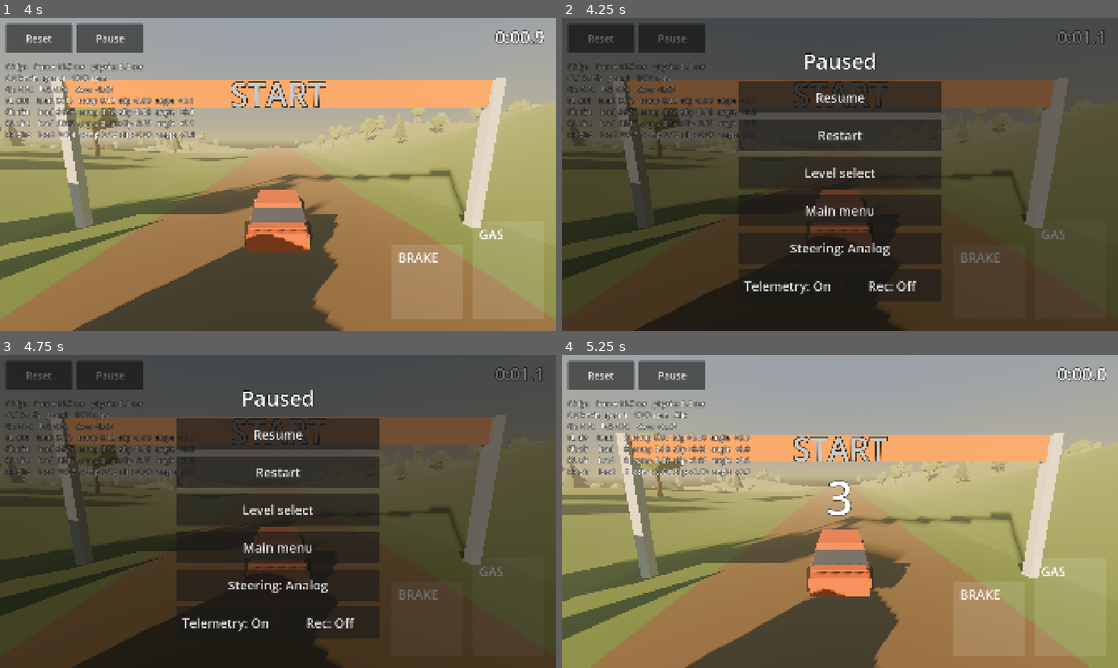
Above: before the commit, frames 1-4 (two rows, left to right).
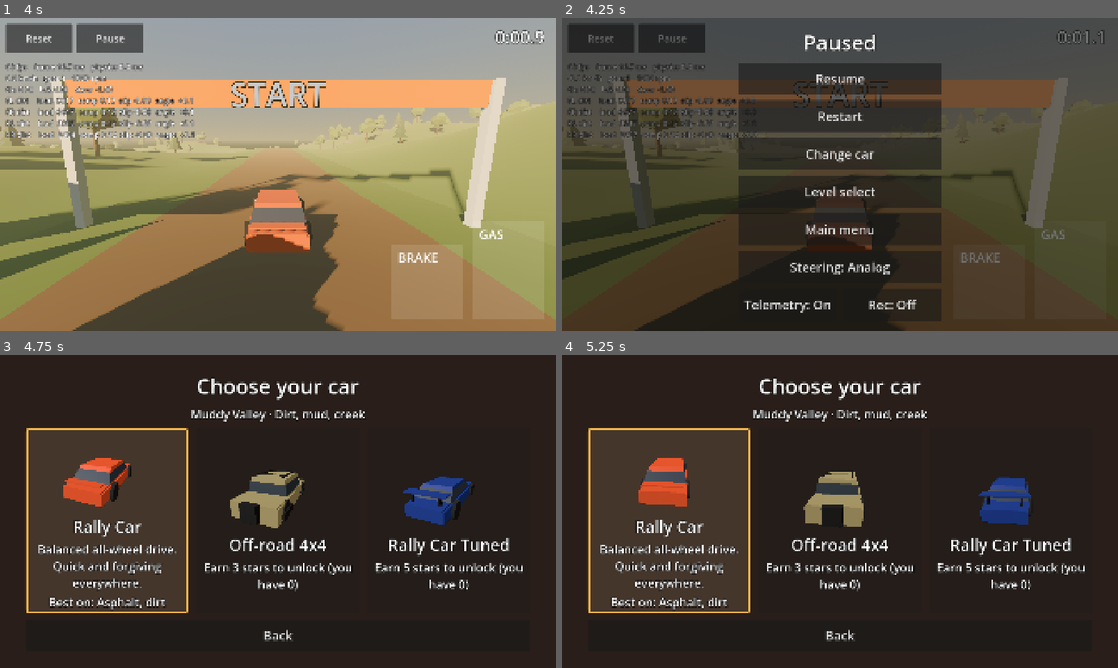
Above: after the commit, the same moments.

Repository: Stoian02/ridge
Game: Godot game, scene res://levels/muddy_valley/muddy_valley.tscn
The game is run twice, just before and just after one commit, with the same random seed, the same clock (stepped at 60 frames per second) and the same inputs. This scene is started directly instead of the project's main scene.
Inputs (mouse positions are in pixels of both pictures, inside the frame that each line leads up to):
- Up to frame 1 (4 s): tap Enter at 0.5 s; move the mouse to (400, 158) at 0.52 s; hold D (steer_right) 0.53-1.25 s; tap W (throttle) at 0.6, 3.6 s; click (400, 158) at 0.67 s; drag from (166, 190) to (250, 237) at 1.27 s; move the mouse to (333, 105) at 2.02 s; hold D (steer_right) 2.03-2.75 s; tap Alt at 2.1 s; drag from (250, 237) to (111, 127) at 2.77 s; move the mouse to (444, 221) at 3.52 s; hold A (steer_left) from 3.53 s (still down)
- Up to frame 2 (4.25 s): keep holding A (steer_left); tap Escape (ui_cancel) at 4.15 s
- Up to frame 3 (4.75 s): release A (steer_left) at 4.25 s; click (278, 489) at 4.25 s, where only the run after the commit has a clickable "Change car"
- Up to frame 4 (5.25 s): click (840, 470) at 5 s, where only the run before the commit has a clickable "Restart"

Frame 1 is identical in both runs. In frame 2, 10% of the frame differs, in the area x 31-69%, y 5-97%; in frame 3, 65%; in frame 4, 99%, in the area x 0-100%, y 0-100%.

Commit message:
Change car from the pause menu and announce unlocked cars
Co-Authored-By: Claude Haiku 4.5 <noreply@anthropic.com>
Claude-Session: https://claude.ai/code/session_01RhfJavT34eWyW3enLLKWgH

Diff:
--- a/levels/shared/run_level.gd
+++ b/levels/shared/run_level.gd
@@ -7,7 +7,8 @@
 ## runs before this one.
 ## Its LevelDef comes from the catalog by scene path; a level that isn't in the
 ## catalog (one built by a test) runs without stars or saving.
-## At the finish the pedals lock and the results appear straight away.
+## At the finish the pedals lock and the results appear straight away. Change car
+## and Next level go through car select.
 
 @onready var trail: TrailLevel = $Trail
 @onready var rig: DrivingRig = $DrivingRig
@@ -59,6 +60,7 @@
 	pause_menu.level_select_pressed.connect(GameState.change_scene.bind(GameState.LEVEL_SELECT))
 	pause_menu.main_menu_pressed.connect(GameState.change_scene.bind(GameState.MAIN_MENU))
 	pause_menu.back_pressed.connect(_on_back)
+	pause_menu.car_select_pressed.connect(_change_car)
 	rig.pause_requested.connect(_on_pause_requested)
 
 
@@ -85,14 +87,16 @@
 	var best := time
 	var new_best := true
 	var has_next := false
+	var new_cars: Array[CarDef] = []
 	if level != null:
 		var result := GameState.record_finish(level, time, splits)
 		earned = result["stars"]
 		best = result["best_time"]
 		new_best = result["new_best"]
+		new_cars.assign(result["new_cars"])
 		var next := GameState.catalog.next_after(level)
 		has_next = next != null and GameState.progress.is_unlocked(GameState.catalog, next)
-	results.show_results(time, earned, level, best, new_best, has_next)
+	results.show_results(time, earned, level, best, new_best, has_next, new_cars)
 
 
 func _retry() -> void:
@@ -102,7 +106,17 @@
 		GameState.change_scene(scene_file_path)
 
 
+## Change car: car select for this level, which then restarts it with the new car.
+## A level built by a test has no scene to return to, so it just restarts.
+func _change_car() -> void:
+	if scene_file_path.is_empty():
+		pause_menu.close()
+		run.restart()
+	else:
+		GameState.choose_car_for(scene_file_path)
+
+
 func _next_level() -> void:
 	var next := GameState.catalog.next_after(level) if level != null else null
 	if next != null:
-		GameState.change_scene(next.scene_path)
+		GameState.choose_car_for(next.scene_path)
--- a/levels/test_ground/test_ground.gd
+++ b/levels/test_ground/test_ground.gd
@@ -35,6 +35,7 @@
 	rig.pause_requested.connect(pause_menu.toggle)
 	pause_menu.back_pressed.connect(pause_menu.open)
 	pause_menu.main_menu_pressed.connect(GameState.change_scene.bind(GameState.MAIN_MENU))
+	pause_menu.car_select_pressed.connect(GameState.choose_car_for.bind(GameState.FREE_DRIVE))
 
 
 func _on_reset_requested() -> void:
--- a/tests/scenarios/test_rally_road.gd
+++ b/tests/scenarios/test_rally_road.gd
@@ -87,7 +87,8 @@
 	assert_eq(SaveSandbox.requested_scenes, [level.scene_file_path], "Retry reloads Rally Road")
 	assert_true(level.results._next.visible, "finishing Rally Road unlocks the next level")
 	level.results.next_pressed.emit()
-	assert_eq(SaveSandbox.requested_scenes[-1], "res://levels/muddy_valley/muddy_valley.tscn", "Next level opens Muddy Valley")
+	assert_eq(SaveSandbox.requested_scenes[-1], SaveSandbox.game_state().CAR_SELECT, "Next level opens car select")
+	assert_eq(SaveSandbox.game_state().pending_scene, "res://levels/muddy_valley/muddy_valley.tscn", "for Muddy Valley")
 
 
 func test_the_road_carries_on_past_the_finish() -> void:
--- a/tests/unit/test_pause_menu.gd
+++ b/tests/unit/test_pause_menu.gd
@@ -115,3 +115,14 @@
 	_button_starting("Main menu").pressed.emit()
 	assert_signal_emitted(menu, "level_select_pressed")
 	assert_signal_emitted(menu, "main_menu_pressed")
+
+
+func test_change_car_is_offered_in_levels_and_free_drive() -> void:
+	for show_restart: bool in [true, false]:
+		_add_menu(show_restart)
+		var button := _button_starting("Change car")
+		assert_true(button.visible, "shown with show_restart %s" % show_restart)
+		watch_signals(menu)
+		button.pressed.emit()
+		assert_signal_emitted(menu, "car_select_pressed")
+		menu.queue_free()
--- a/tests/unit/test_results_screen.gd
+++ b/tests/unit/test_results_screen.gd
@@ -71,3 +71,13 @@
 	var font := ThemeDB.fallback_font
 	for character in ResultsScreen.targets_text(level) + "New best!Best Finish":
 		assert_true(font.has_char(character.unicode_at(0)), "font has '%s'" % character)
+
+
+func test_newly_unlocked_cars_are_announced() -> void:
+	screen.show_results(80.0, 2, level, 80.0, true, false)
+	assert_false(_label_texts().any(func(text: String) -> bool: return text.begins_with("New car")), "nothing new")
+	var car := CarDef.new()
+	car.display_name = "Off-road 4x4"
+	var new_cars: Array[CarDef] = [car]
+	screen.show_results(70.0, 3, level, 70.0, true, false, new_cars)
+	assert_has(_label_texts(), "New car unlocked: Off-road 4x4")
--- a/ui/pause_menu.gd
+++ b/ui/pause_menu.gd
@@ -4,10 +4,12 @@
 ## every touch. The menu runs even while the game is paused, and it answers the
 ## phone's back gesture and Escape: closing itself when open, otherwise asking the
 ## level (back_pressed). Free Drive turns off show_restart, which hides Restart and
-## Level select (there is no run to restart).
+## Level select (there is no run to restart). Change car is offered in both.
 
 signal restart_pressed
 signal level_select_pressed
+## Change car: the level opens car select for itself.
+signal car_select_pressed
 signal main_menu_pressed
 ## Back gesture or Escape while the menu is closed; the level decides what it means.
 signal back_pressed
@@ -125,6 +127,7 @@
 	var restart := UiKit.button("Restart", _on_restart)
 	restart.visible = show_restart
 	column.add_child(restart)
+	column.add_child(UiKit.button("Change car", car_select_pressed.emit))
 	var level_select := UiKit.button("Level select", level_select_pressed.emit)
 	level_select.visible = show_restart
 	column.add_child(level_select)
--- a/ui/results_screen.gd
+++ b/ui/results_screen.gd
@@ -16,6 +16,7 @@
 var _time: Label
 var _targets: Label
 var _best: Label
+var _unlocks: Label
 var _next: Button
 
 
@@ -30,14 +31,17 @@
 
 ## Shows the overlay for a finish in `time` that earned `earned` stars on `level`
 ## (null for a level without star times).
+## `new_cars` are the cars this finish unlocked (spec §5.3).
 func show_results(time: float, earned: int, level: LevelDef, best_time: float, new_best: bool,
-		has_next: bool) -> void:
+		has_next: bool, new_cars: Array[CarDef] = []) -> void:
 	_time.text = RunHud.format_time(time)
 	stars.earned = earned
 	stars.visible = level != null
 	_targets.text = targets_text(level) if level != null else ""
 	_best.text = "New best!" if new_best else "Best  %s" % RunHud.format_time(best_time)
 	_next.visible = has_next
+	_unlocks.text = unlocks_text(new_cars)
+	_unlocks.visible = not new_cars.is_empty()
 	visible = true
 
 
@@ -47,6 +51,14 @@
 
 func is_showing() -> bool:
 	return visible
+
+
+## "New car unlocked: Off-road 4x4", one line per car; empty when there are none.
+static func unlocks_text(new_cars: Array[CarDef]) -> String:
+	var lines := PackedStringArray()
+	for car in new_cars:
+		lines.append("New car unlocked: %s" % car.display_name)
+	return "\n".join(lines)
 
 
 ## "1 star: finish · 2 stars: under 1:25.0 · 3 stars: under 1:14.0"
@@ -66,6 +78,10 @@
 	column.add_child(_targets)
 	_best = UiKit.label("")
 	column.add_child(_best)
+	_unlocks = UiKit.label("")
+	_unlocks.add_theme_color_override("font_color", Color(0.98, 0.8, 0.35))
+	_unlocks.visible = false
+	column.add_child(_unlocks)
 	var row := HBoxContainer.new()
 	row.alignment = BoxContainer.ALIGNMENT_CENTER
 	row.add_theme_constant_override("separation", 20)
